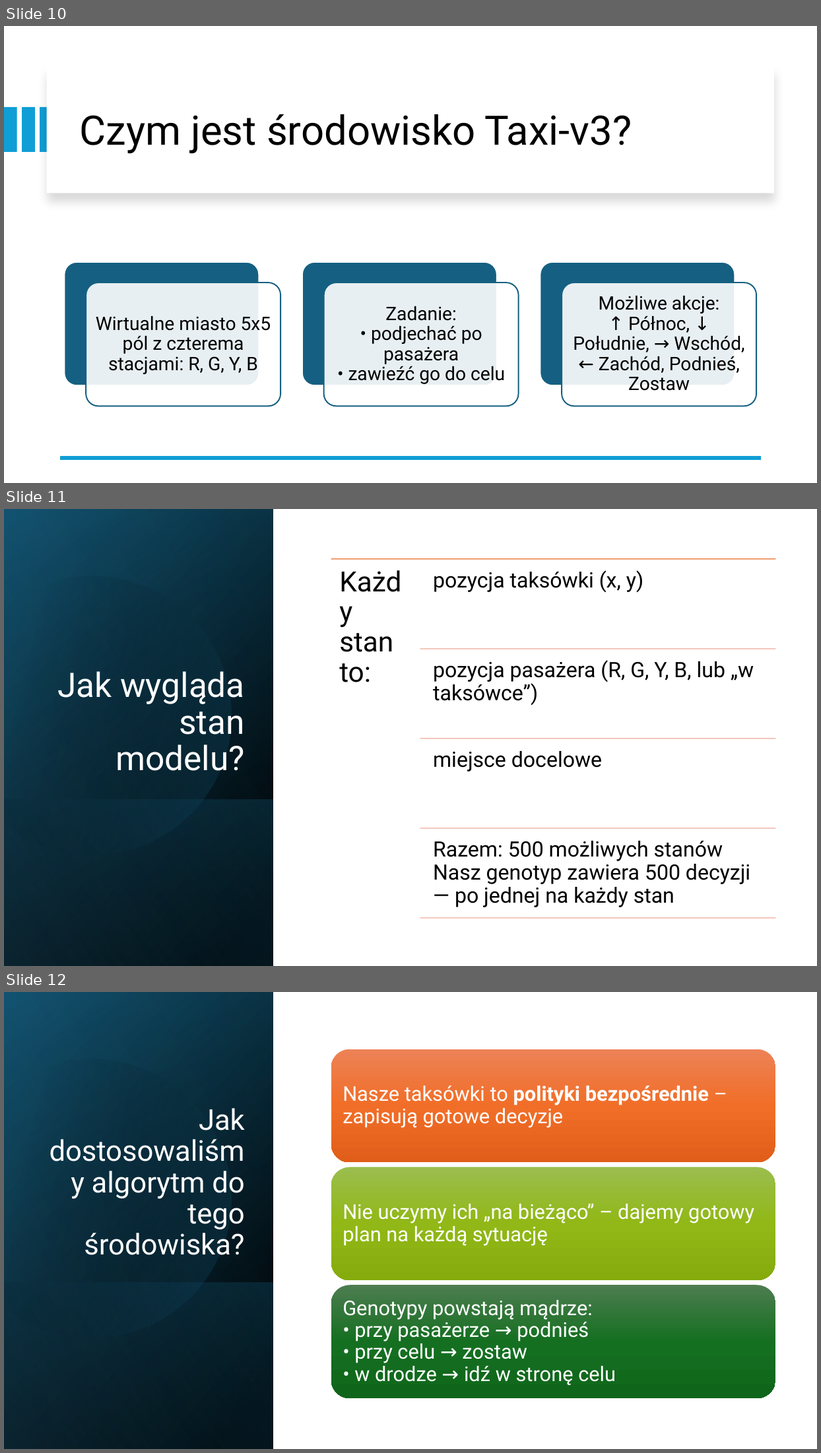
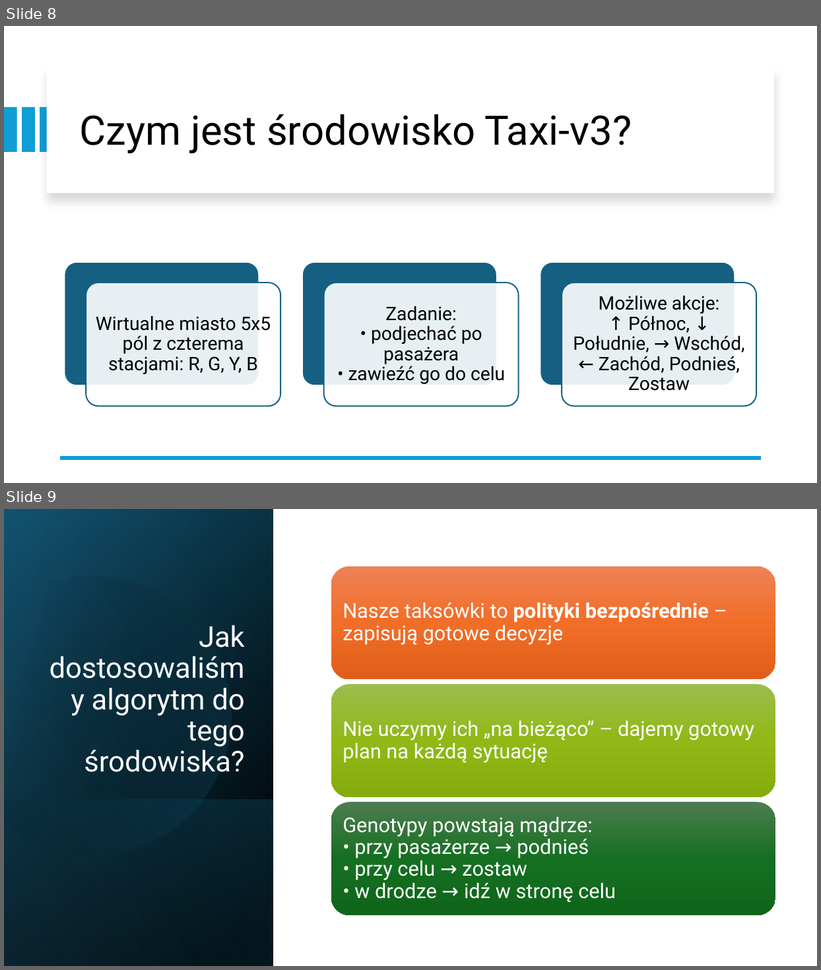
Before and after one commit to kargla3/taxi-v3-genetic-algorithm, a slide deck: Algorytm genetyczny „Taxi_v3.pptx. Shown one above the other, each under a label of ours: slides 10, 11 and 12 before the commit, slides 8 and 9 after it. The pictures are 821x1453 and 821x970 pixels, drawn with LibreOffice and Linux fonts; fonts in the diff are those of the drawing. Boxes give left, top, right and bottom in pixels: in the first picture for what was removed or moved away, otherwise in the second. Text is boxed around its words. In the diff, an @@ line names an element or a change of style, - is before the commit and + after.

```diff
--- a/Algorytm genetyczny „Taxi_v3.pptx
+++ b/Algorytm genetyczny „Taxi_v3.pptx
@@ slide 11 removed at [4,509,817,966], background #FFFFFF @@
@@ rectangle removed at [4,509,274,966] @@
@@ rectangle removed at [4,510,274,966] @@
@@ rectangle removed at [4,509,274,966] @@
@@ freeform shape removed at [4,543,265,883] @@
@@ title removed at [57,671,245,771] @@
-Jak wygląda stan modelu?
@@ rectangle removed at [4,799,274,966] @@
@@ group removed at [331,559,776,918]: 5 lines, 5 texts @@
-Każdy stan to:
-pozycja taksówki (x, y)
-pozycja pasażera (R, G, Y, B, lub „w taksówce”)
-miejsce docelowe
-Razem: 500 możliwych stanów
-Nasz genotyp zawiera 500 decyzji — po jednej na każdy stan
@@ what was slide 10 is now slide 8 @@
@@ what was slide 12 is now slide 9 @@
```
Also in this commit, not shown: 5 slides changed, 2 other slides removed.
